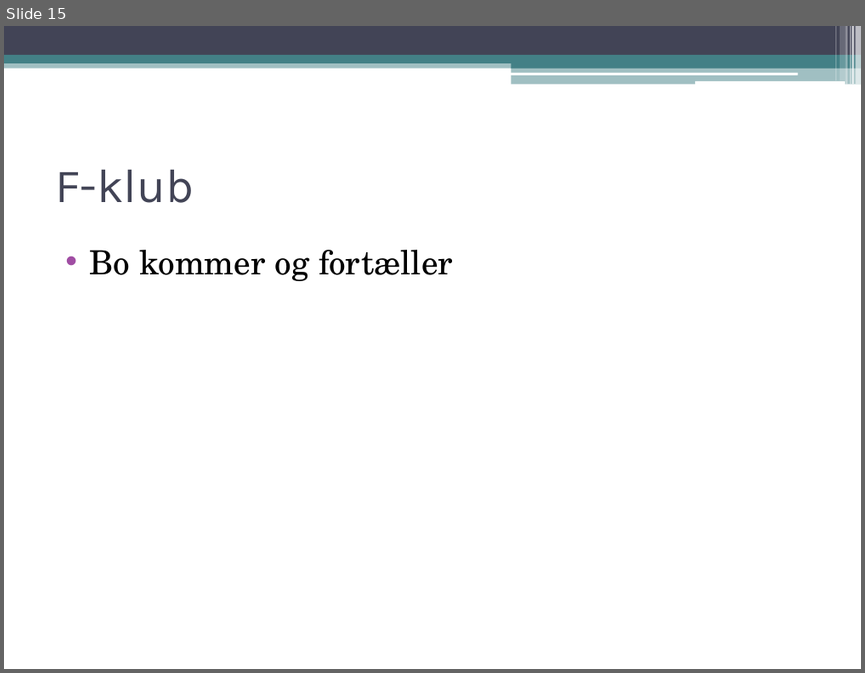
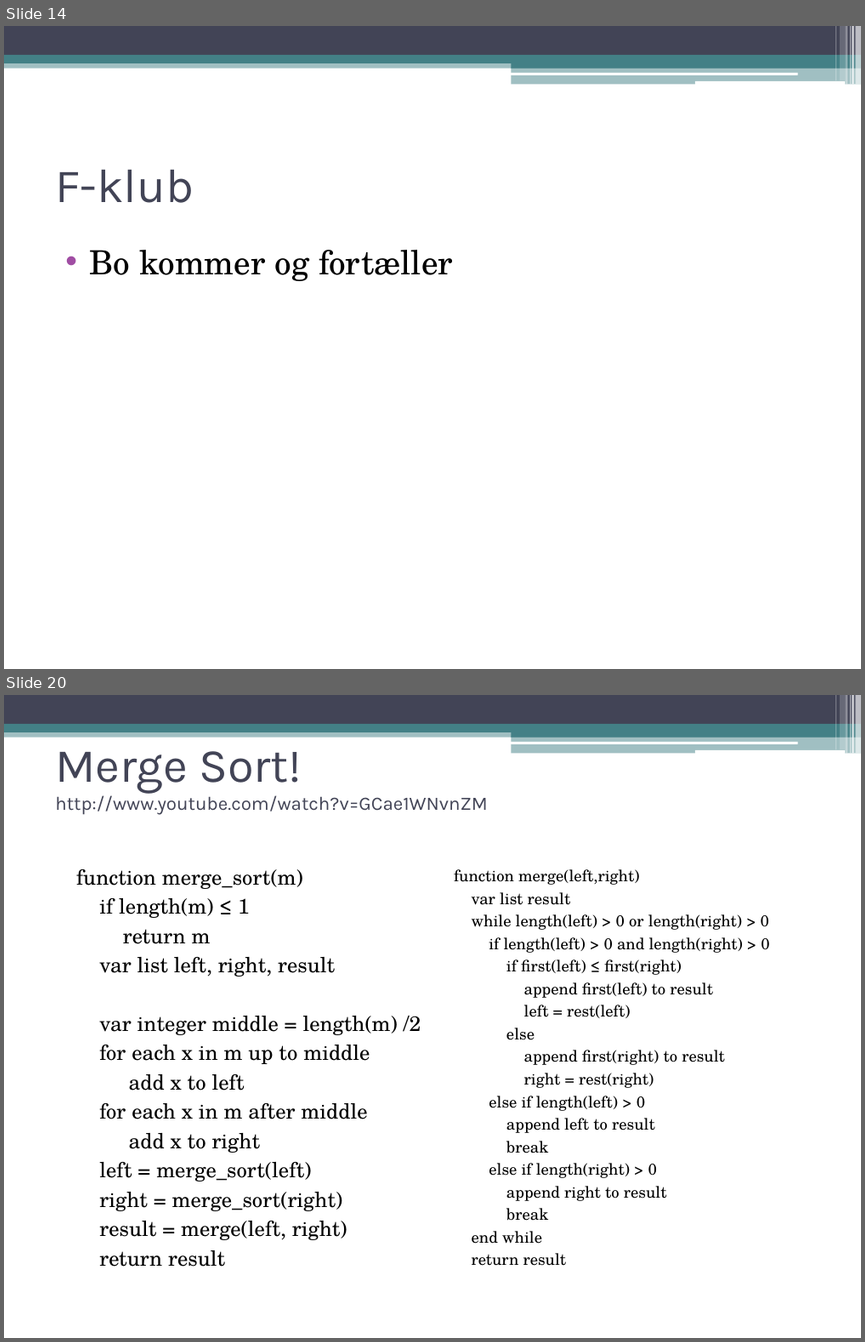
Before and after one commit to kimajakobsen/sw3-s305a, a slide deck: Dokumenter/Institus for Datalogi.pptx. Shown one above the other, each under a label of ours: slide 15 before the commit, slides 14 and 20 after it; the slides between them are not shown. The pictures are 865x673 and 865x1342 pixels, drawn with LibreOffice and Linux fonts; fonts in the diff are those of the drawing. Boxes give left, top, right and bottom in pixels: in the first picture for what was removed or moved away, otherwise in the second. Text is boxed around its words. In the diff, an @@ line names an element or a change of style, - is before the commit and + after.

```diff
--- a/Dokumenter/Institus for Datalogi.pptx
+++ b/Dokumenter/Institus for Datalogi.pptx
@@ slide 20 added at bbox=[4, 695, 861, 1338], background #FFFFFF; not listed: 13 template elements that a slide beside it also shows @@
@@ title added at bbox=[55, 751, 487, 815], 16 pt, text #424456 @@
+Merge Sort!
+http://www.youtube.com/watch?v=GCae1WNvnZM
@@ text added at bbox=[76, 869, 421, 1266], 17.6 pt, text #000000 @@
+function merge_sort(m)
+if length(m) ≤ 1
+return m
+var list left, right, result
+var integer middle = length(m) /2
+for each x in m up to middle
+add x to left
+for each x in m after middle
+add x to right
+left = merge_sort(left)
+right = merge_sort(right)
+result = merge(left, right)
+return result
@@ text added at bbox=[454, 869, 769, 1265], 13.3 pt, text #000000 @@
+function merge(left,right)
+var list result
+while length(left) > 0 or length(right) > 0
+if length(left) > 0 and length(right) > 0
+if first(left) ≤ first(right)
+append first(left) to result
+left = rest(left)
+else
+append first(right) to result
+right = rest(right)
+else if length(left) > 0
+append left to result
+break
+else if length(right) > 0
+append right to result
+break
+end while
+return result
@@ what was slide 15 is now slide 14 @@
```
Also in this commit, not shown: 6 other slides added, 1 other file.
